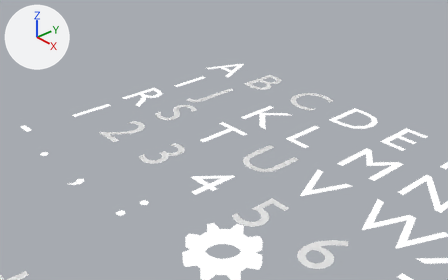
The Blender file BlenderExporters/MenuScenes/textMeshes.blend, before and after one commit.
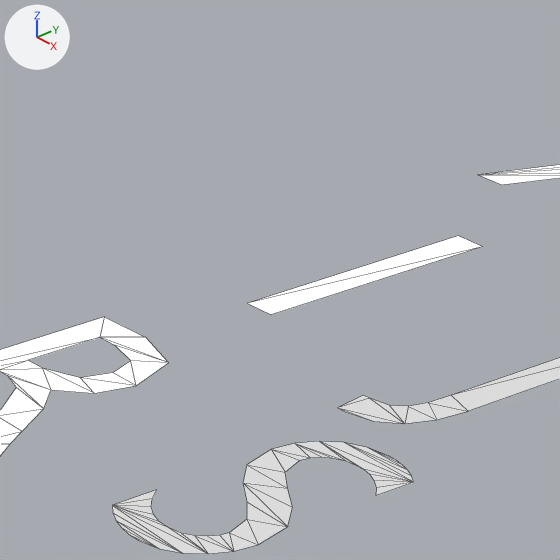
Each version appears first from a camera (50 mm lens) standing at (8.72, -7.2, 4.34) and looking at (1.09, -0.48, -0.98), and next in a close-up on the part from 31% to 48% of the width and 16% to 43% of the height. The lights are fixed; the arrows at upper left show +X, +Y and +Z. The close-ups show mesh edges as thin lines.

Names of what the first close-up shows: 'A', 'I', 'J', 'R', 'S'.
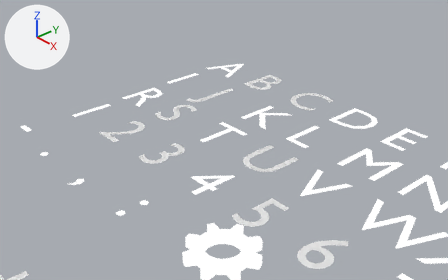
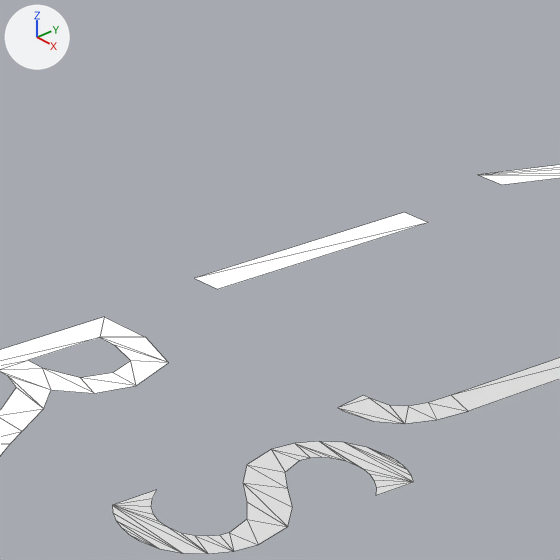
Changed parts and their boxes (x1, y1, x2, y2) in the close-ups (560 x 560 px):
'I', mesh moved
    before: (248, 236, 483, 315)
    after: (195, 212, 428, 289)

What changed in the scene script:
```text
Change me_text_008:
    where me_text_008.from_pydata(...)  # 4 vertices, 2 faces; spans x 0.303..0.401, y 0.0..0.682, z 0.0
    used by ob_i; location = (0.0, -1.0, 0.0)
    me_text_008 part 1: the whole mesh is moved by (-0.22, 0.0, 0.0)
```
